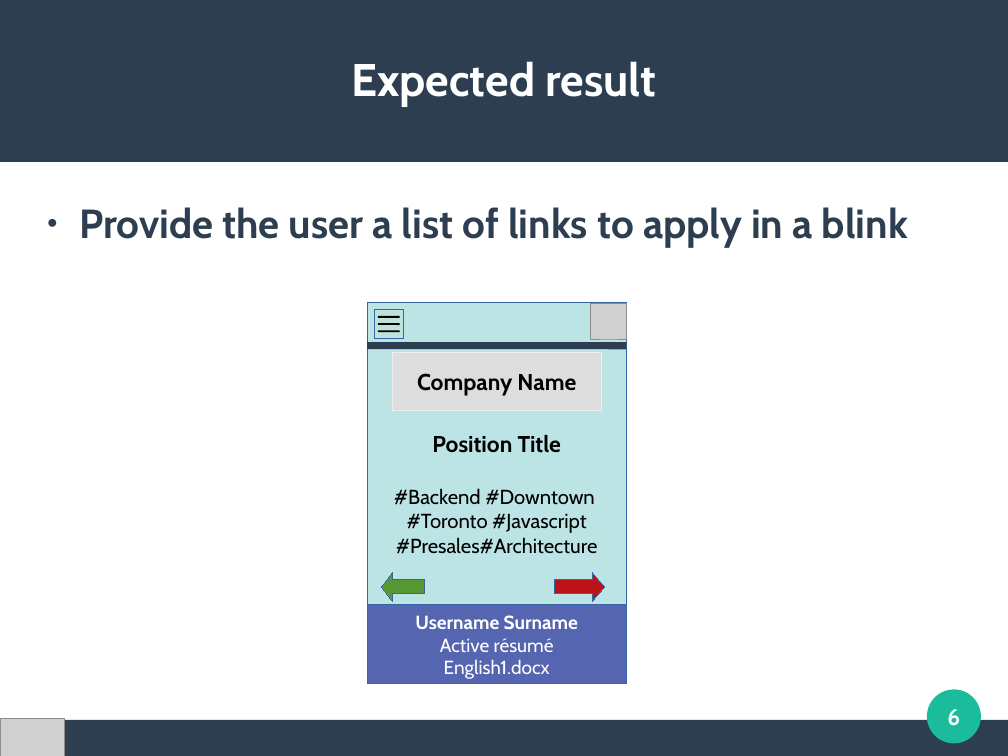
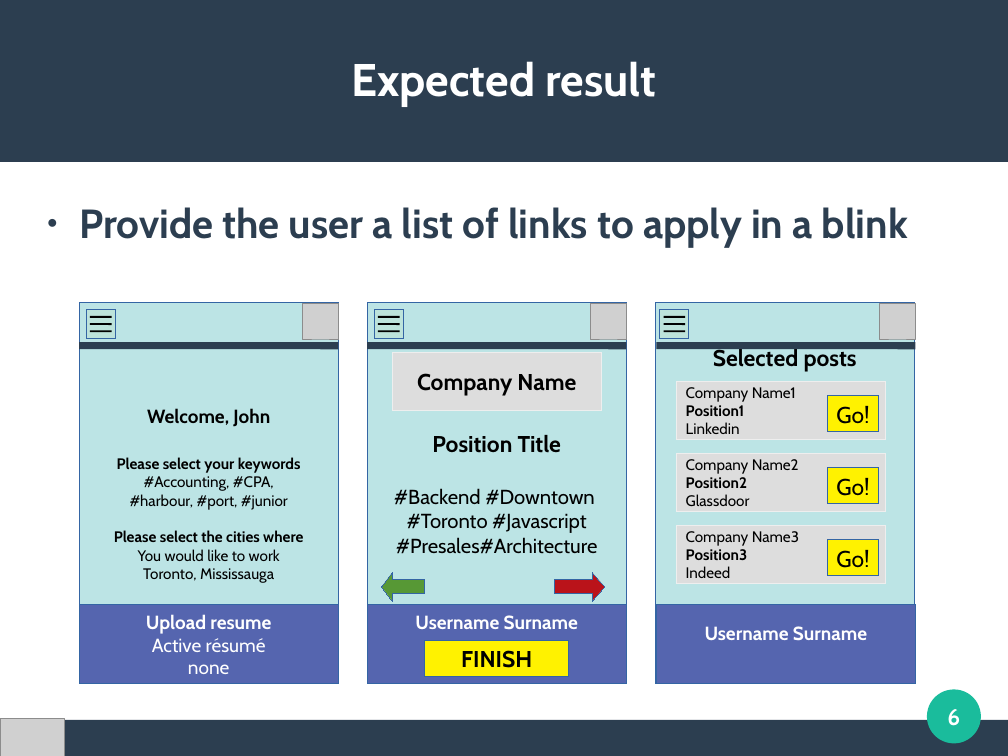
Before and after one commit to humbertosouza/easyjobfinder, a slide deck: slide 6 of documentation/AWS-Emploid-01.odp. Drawn at 1008x756 pixels with LibreOffice and Linux fonts; fonts in the diff are those of the drawing; grey boxes stand for pictures. Boxes give left, top, right and bottom in pixels: in the first picture for what was removed or moved away, otherwise in the second. Text is boxed around its words. In the diff, an @@ line names an element or a change of style, - is before the commit and + after.

Commit message:
Updated presentation and wireframes

```diff
--- a/documentation/AWS-Emploid-01.odp
+++ b/documentation/AWS-Emploid-01.odp
@@ rectangle added at (80, 303, 338, 684), fill #BCE4E5, outline #3465A4 0 pt, 12 pt, text #000000 @@
+Welcome, John
+Please select your keywords
+#Accounting, #CPA,
+#harbour, #port, #junior
+Please select the cities where
+You would like to work
+Toronto, Mississauga
@@ rectangle added at (86, 310, 114, 338), fill #BEE3D3 at 52% opacity, outline #3465A4 0 pt @@
@@ line added from (90, 316) to (112, 316), #000000 1.5 pt @@
@@ line added from (90, 324) to (112, 324), #000000 1.5 pt @@
@@ picture added at (303, 304, 338, 339) @@
@@ rectangle added at (656, 303, 915, 684), fill #BCE4E5, outline #3465A4 0 pt, 18 pt, text #000000, bold @@
+Selected posts
@@ rectangle added at (660, 310, 689, 338), fill #BEE3D3 at 52% opacity, outline #3465A4 0 pt @@
@@ line added from (664, 316) to (685, 316), #000000 1.5 pt @@
@@ line added from (664, 324) to (685, 324), #000000 1.5 pt @@
@@ picture added at (880, 304, 916, 339) @@
@@ line added from (80, 346) to (338, 346), #2C3E50 5.67 pt @@
@@ line added from (90, 331) to (112, 331), #000000 1.5 pt @@
@@ line added from (657, 346) to (916, 346), #2C3E50 5.67 pt @@
@@ line added from (664, 331) to (685, 331), #000000 1.5 pt @@
@@ rectangle added at (677, 381, 885, 439), fill #DDDDDD, outline #EEEEEE 0 pt, 12 pt, text #000000 @@
+Company Name1
+Position1
+Linkedin
@@ rectangle added at (829, 396, 879, 432), fill #FFF200, outline #3465A4 0 pt, 18 pt, text #000000 @@
+Go!
@@ rectangle added at (677, 454, 885, 511), fill #DDDDDD, outline #EEEEEE 0 pt, 12 pt, text #000000 @@
+Company Name2
+Position2
+Glassdoor
@@ rectangle added at (829, 468, 879, 504), fill #FFF200, outline #3465A4 0 pt, 18 pt, text #000000 @@
+Go!
@@ rectangle added at (677, 526, 885, 584), fill #DDDDDD, outline #EEEEEE 0 pt, 12 pt, text #000000 @@
+Company Name3
+Position3
+Indeed
@@ rectangle added at (829, 541, 879, 576), fill #FFF200, outline #3465A4 0 pt, 18 pt, text #000000 @@
+Go!
@@ rectangle added at (80, 605, 338, 684), fill #5565AF, outline #3465A4 0 pt, 15 pt, text #FFFFFF @@
+Upload resume
+Active résumé
+none
@@ rectangle added at (657, 605, 916, 684), fill #5565AF, outline #3465A4 0 pt, 15 pt, text #FFFFFF, bold @@
+Username Surname
@@ rectangle added at (425, 641, 569, 677), fill #FFF200, outline #3465A4 0 pt, 18 pt, text #000000, bold @@
+FINISH
@@ text in rectangle at (440, 638, 554, 679): paragraphs removed @@
-Active résumé
-English1.docx
```
Also in this commit, not shown: 2 other files.
